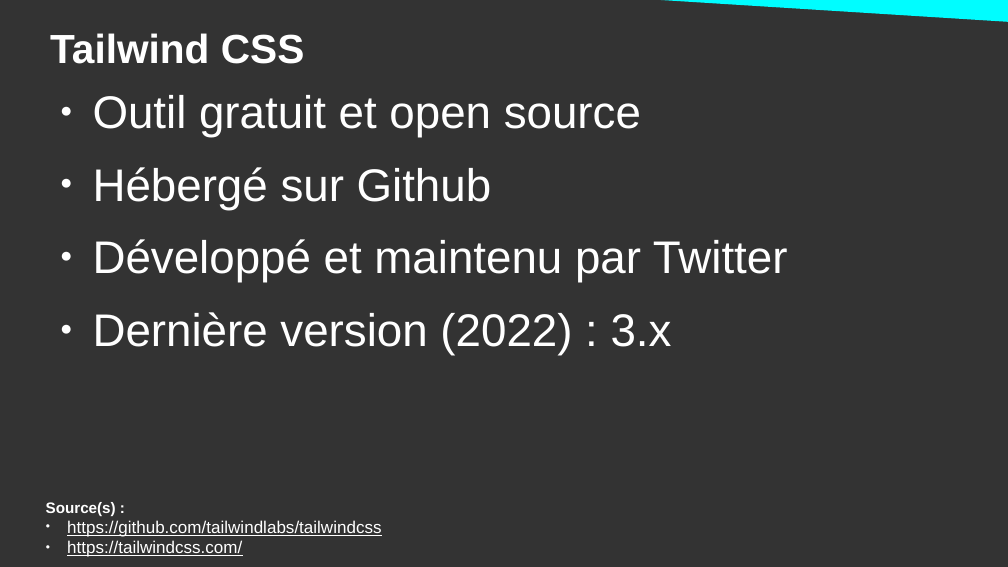
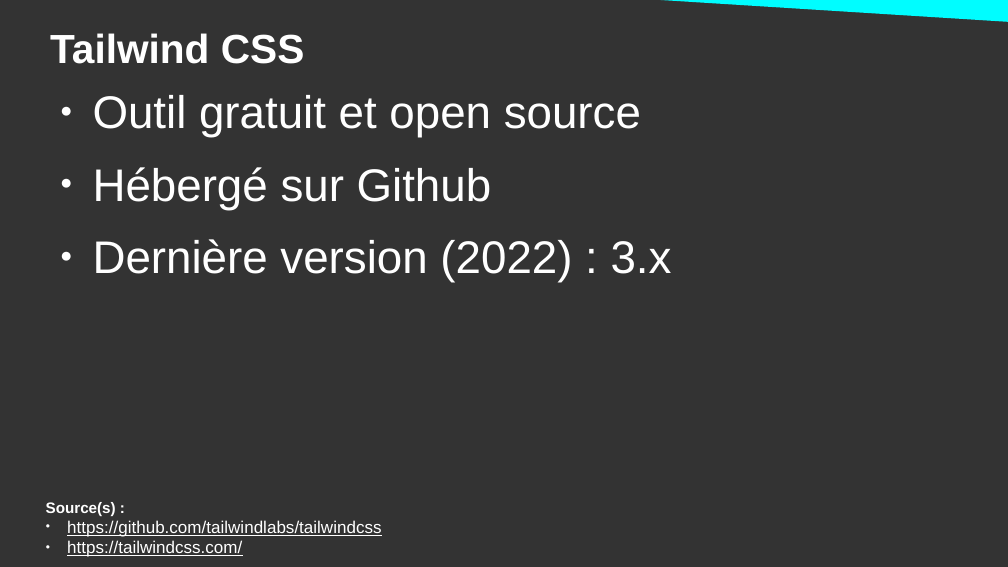
Before and after one commit to DanYellow/cours, a slide deck: slide 5 of integration-web-s2/cours-magistraux/numero-1/presentation.odp. Drawn at 1008x567 pixels with LibreOffice and Linux fonts; fonts in the diff are those of the drawing. Boxes give left, top, right and bottom in pixels: in the first picture for what was removed or moved away, otherwise in the second. Text is boxed around its words. In the diff, an @@ line names an element or a change of style, - is before the commit and + after.

```diff
--- a/integration-web-s2/cours-magistraux/numero-1/presentation.odp
+++ b/integration-web-s2/cours-magistraux/numero-1/presentation.odp
@@ text at (93,239,788,282): paragraph removed @@
-● Développé et maintenu par Twitter
```
Also in this commit, not shown: 2 other slides changed, 1 slide added, 4 other files.
